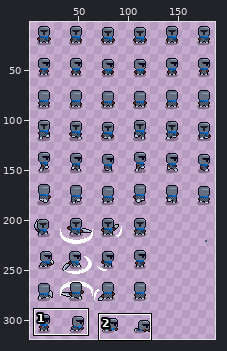
A pixel-art file gets an edit: assets/Cute_Fantasy_Free/Player/Player.ase. The first picture is a wide view before the edit; the outline marks the close-up.
Close-up. First the earlier version:
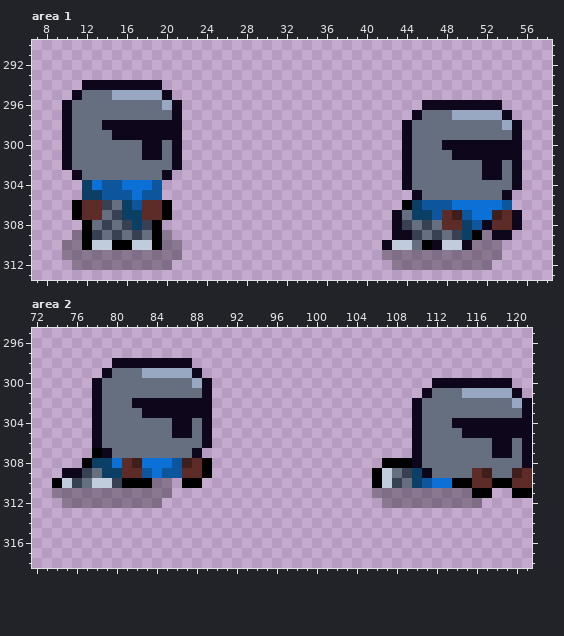
192x320 pixels, 1 frame. Colours within 5 levels of each other are drawn and written as one. Shown: area 1: x 7..58, y 290..313; area 2: x 72..121, y 295..318. The wide view leaves out empty margins.
The result:
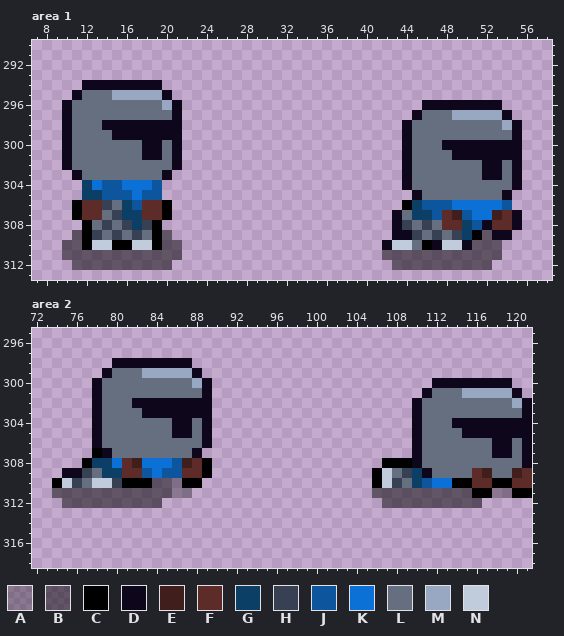
Palette (. is transparent): A #0000004b  B #00000080  C #000000  D #0e071b  E #401e1b  F #5d2c28  G #0b3f65  H #384154  J #0d559c  K #0c71d6  L #656f80  M #99a8c2  N #c0cbdc
The edit:
Area 1, layer "Layer 1":
The author changed colour A to colour B in row 309 at x 11, 20 and 52; in row 310 at x 10 to 11, 20 to 21 and 51 to 53; in row 311 at x 10 to 21 and 42 to 53; in row 312 at x 11 to 20 and 43 to 52.
Area 2, layer "Layer 1":
Colour A now appears in row 310 at x 86; in row 311 at x 86 to 87 and 118 to 119.
The author changed colour A to colour B in row 310 at x 84 to 85; in row 311 at x 74 to 85 and 106 to 115; in row 312 at x 75 to 84 and 107 to 116.
Where, in picture pixels (left, top, right, bottom), the same in both close-ups:
changed: (62, 230, 182, 270)
changed: (382, 230, 502, 270)
changed: (52, 478, 192, 508)
changed: (372, 488, 512, 508)
